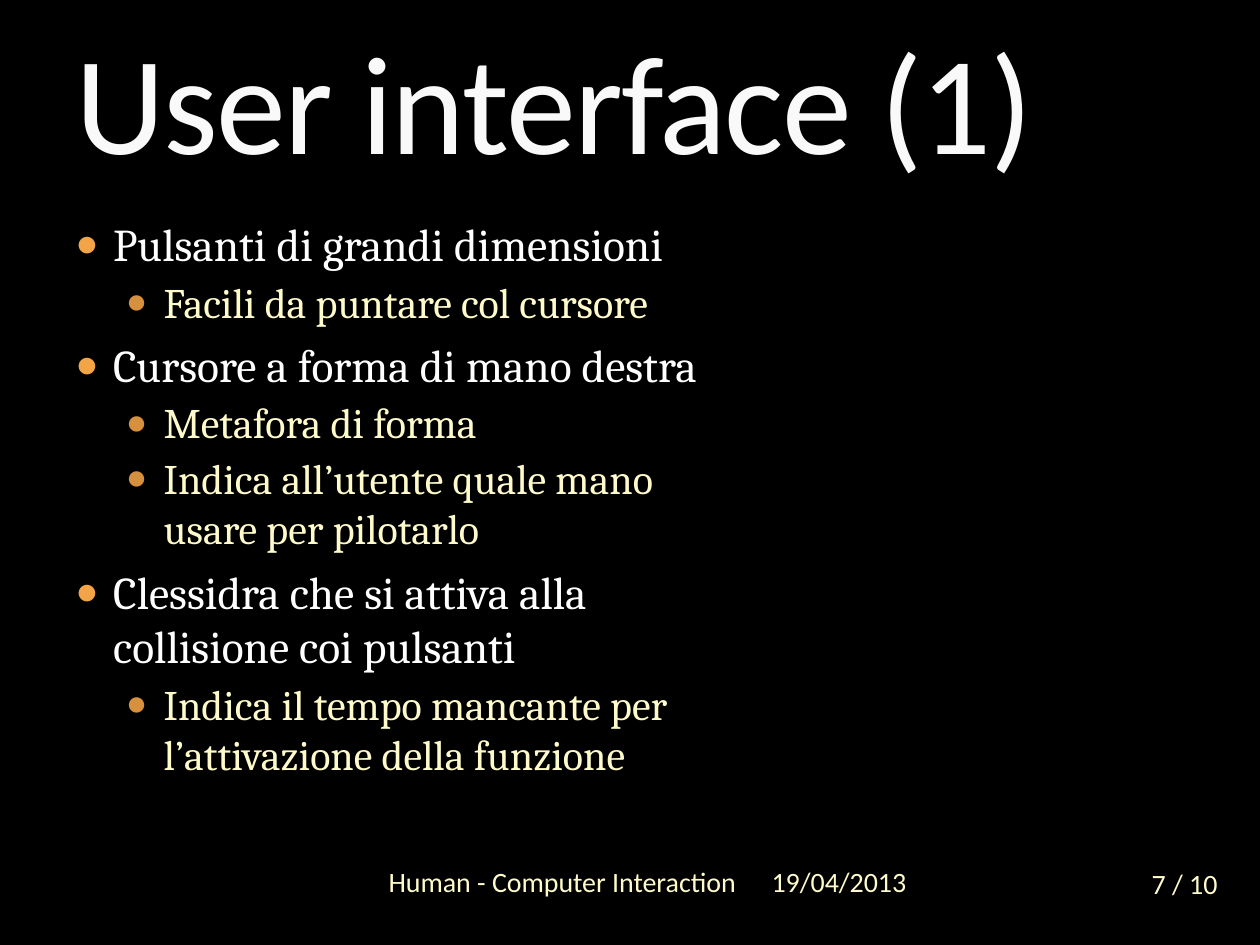
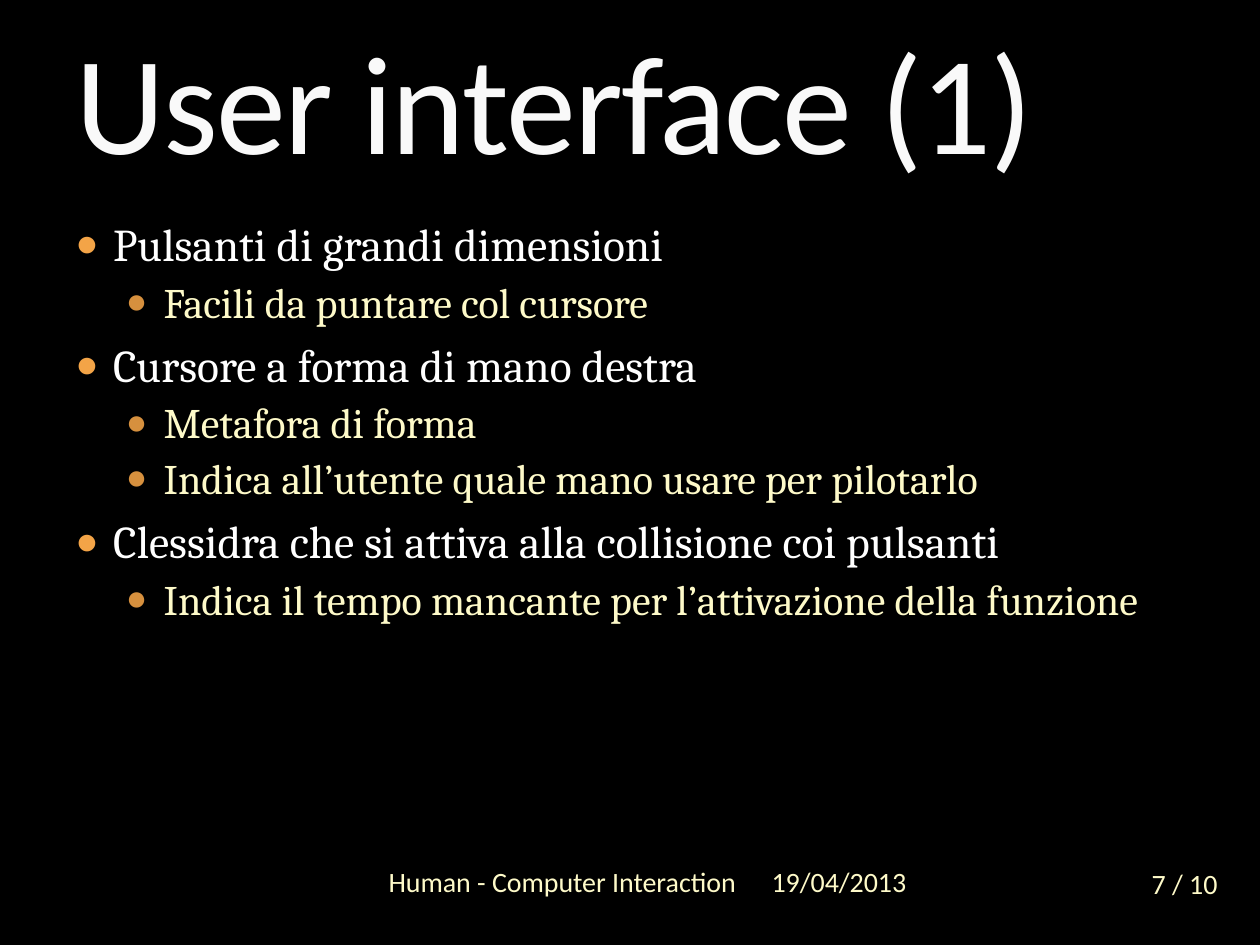
Before and after one commit to ErPanfi/ProjectHCI, a slide deck: slide 7 of Presentation.pptx. Drawn at 1260x945 pixels with LibreOffice and Linux fonts; fonts in the diff are those of the drawing; background and template pictures are left out. Boxes give left, top, right and bottom in pixels: in the first picture for what was removed or moved away, otherwise in the second. Text is boxed around its words. In the diff, an @@ line names an element or a change of style, - is before the commit and + after.

Commit message:
New presentation

```diff
--- a/Presentation.pptx
+++ b/Presentation.pptx
@@ text "Pulsanti di grandi dimensioni" rewrapped from (113, 229, 697, 771) to (113, 229, 1138, 624) @@
```
